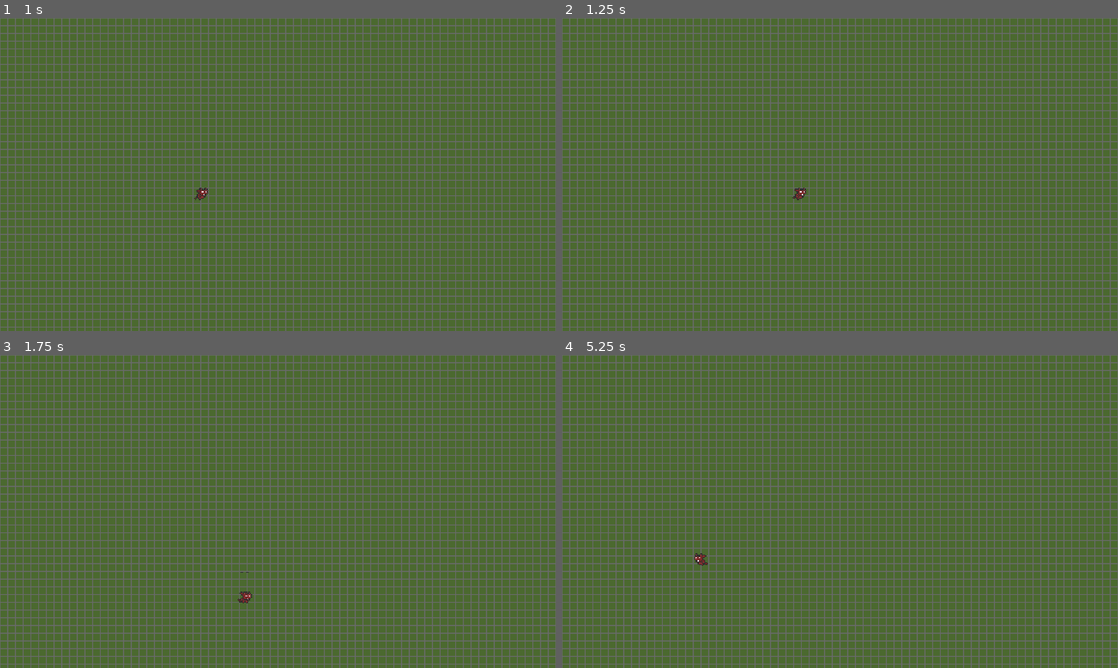
Above: before the commit, frames 1-4 (two rows, left to right).
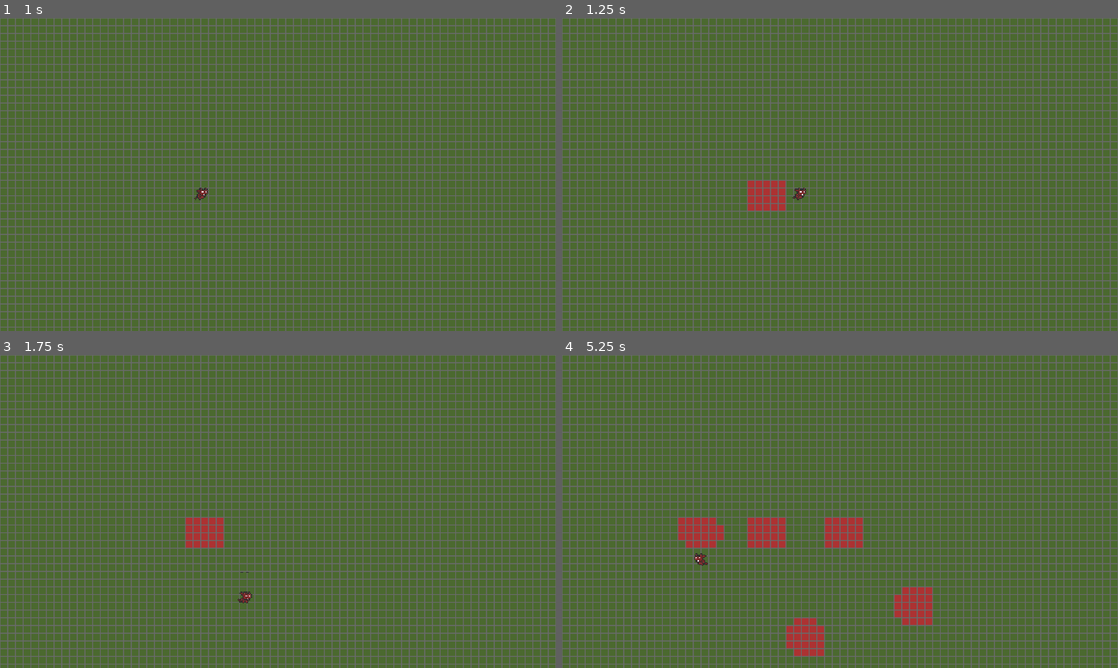
Above: after the commit, the same moments.

Repository: Seblis/They-won-t-survive
Game: Godot game, scene res://levels/base_level.tscn
Same seed, same stepped clock (60 frames per second), same inputs: the game is played once before the commit and once after it. Before the commit the project has no main scene; this scene is started directly in both runs.
Inputs:
- Up to frame 1 (1 s): tap Enter at 0.5 s; hold Right (ui_right) from 0.53 s (still down)
- Up to frame 2 (1.25 s): keep holding Right (ui_right)
- Up to frame 3 (1.75 s): release Right (ui_right) at 1.28 s; hold Down (ui_down) from 1.28 s (still down)
- Up to frame 4 (5.25 s): release Down (ui_down) at 2.03 s; hold Right (ui_right) 2.03-2.78 s; tap Space at 2.75 s; hold Up (ui_up) 2.78-3.53 s; hold Left (ui_left) 3.53-5.03 s; hold Down (ui_down) from 5.03 s (still down)

Frame 1 is identical in both runs. In frame 2, 0.6% of the frame differs, in the area x 33-41%, y 52-62%; in frame 3, 0.6%; in frame 4, 2.9%, in the area x 20-67%, y 52-97%.

Commit message:
Interaction with tile map implemented

Diff:
--- /dev/null
+++ b/levels/CorruptionEngine.gd
@@ -0,0 +1,14 @@
+extends Node2D
+@onready var _basic_corrupt = $BasicCorrupt
+@onready var _map: TileMap = $"../../TileMap"
+
+func _ready():
+	_basic_corrupt.body_shape_entered.connect(corrupt_tile)
+
+func corrupt_tile(_body_rid: RID, _body: Node2D, _body_shape_index: int, _local_shape_index: int):
+	print(_map.get_coords_for_body_rid(_body_rid))
+	#print(map.get_cell_source_id(1,map.get_coords_for_body_rid(_body_rid)))
+	_map.set_cell(1, _map.get_coords_for_body_rid(_body_rid), 0, Vector2i(0, 0), 0)
+
+func cleanse_tile(_body_rid: RID, _body: Node2D, _body_shape_index: int, _local_shape_index: int):
+	_map.erase_cell(1, _map.get_coords_for_body_rid(_body_rid))
--- /dev/null
+++ b/levels/TileMap.gd
@@ -0,0 +1,11 @@
+extends TileMap
+
+
+# Called when the node enters the scene tree for the first time.
+func _ready():
+	pass # Replace with function body.
+
+
+# Called every frame. 'delta' is the elapsed time since the previous frame.
+func _process(delta):
+	pass
--- /dev/null
+++ b/levels/base_level.gd
@@ -0,0 +1,11 @@
+extends Node2D
+
+
+# Called when the node enters the scene tree for the first time.
+func _ready():
+	pass # Replace with function body.
+
+
+# Called every frame. 'delta' is the elapsed time since the previous frame.
+func _process(delta):
+	pass
--- a/levels/base_level.tscn
+++ b/levels/base_level.tscn
@@ -1,27 +1,44 @@
-[gd_scene load_steps=7 format=3 uid="uid://cp03yccnrohe1"]
+[gd_scene load_steps=10 format=3 uid="uid://cp03yccnrohe1"]
 
 [ext_resource type="Texture2D" uid="uid://c168m4qtp13iq" path="res://assets/tiles/tile_corrupted.png" id="1_3lwho"]
+[ext_resource type="Script" path="res://levels/base_level.gd" id="1_v7j55"]
 [ext_resource type="Texture2D" uid="uid://dkby1cgurwakq" path="res://assets/tiles/tile_normal.png" id="2_kayo5"]
 [ext_resource type="PackedScene" uid="uid://7jekns5y01qt" path="res://player/player.tscn" id="3_ba8e1"]
+[ext_resource type="PackedScene" uid="uid://br7m47vps1buj" path="res://player/weapons/basic_corrupt.tscn" id="6_0s8x0"]
+[ext_resource type="Script" path="res://levels/CorruptionEngine.gd" id="6_bh0is"]
 
 [sub_resource type="TileSetAtlasSource" id="TileSetAtlasSource_dc7rw"]
+resource_name = "corrupt"
 texture = ExtResource("1_3lwho")
 0:0/0 = 0
+0:0/0/physics_layer_0/linear_velocity = Vector2(0, 0)
+0:0/0/physics_layer_0/angular_velocity = 0.0
+0:0/0/physics_layer_0/polygon_0/points = PackedVector2Array(-8, -8, 8, -8, 8, 8, -8, 8)
 
 [sub_resource type="TileSetAtlasSource" id="TileSetAtlasSource_050sd"]
+resource_name = "base"
 texture = ExtResource("2_kayo5")
 0:0/0 = 0
+0:0/0/physics_layer_0/linear_velocity = Vector2(0, 0)
+0:0/0/physics_layer_0/angular_velocity = 0.0
+0:0/0/physics_layer_0/polygon_0/points = PackedVector2Array(-8, -8, 8, -8, 8, 8, -8, 8)
 
 [sub_resource type="TileSet" id="TileSet_0dvd1"]
+physics_layer_0/collision_layer = 2
+physics_layer_0/collision_mask = 0
 sources/0 = SubResource("TileSetAtlasSource_dc7rw")
 sources/1 = SubResource("TileSetAtlasSource_050sd")
 
 [node name="BaseLevel" type="Node2D"]
+script = ExtResource("1_v7j55")
 
 [node name="TileMap" type="TileMap" parent="."]
 tile_set = SubResource("TileSet_0dvd1")
 format = 2
+layer_0/name = "Ground"
 layer_0/tile_data = PackedInt32Array(0, 1, 0, 65536, 1, 0, 131072, 1, 0, 196608, 1, 0, 262144, 1, 0, 327680, 1, 0, 3932 …(42675 unchanged characters)…
+layer_1/name = "Plague"
+layer_1/tile_data = PackedInt32Array()
 
 [node name="Camera2D" type="Camera2D" parent="."]
 enabled = false
@@ -29,3 +46,10 @@
 [node name="Player" parent="." instance=ExtResource("3_ba8e1")]
 position = Vector2(285, 347)
 scale = Vector2(2, 2)
+
+[node name="CorruptionWeapons" type="Node2D" parent="Player"]
+position = Vector2(-142.5, -173.5)
+scale = Vector2(0.5, 0.5)
+script = ExtResource("6_bh0is")
+
+[node name="BasicCorrupt" parent="Player/CorruptionWeapons" instance=ExtResource("6_0s8x0")]
--- /dev/null
+++ b/player/weapons/basic_corrupt.gd
@@ -0,0 +1,15 @@
+extends Area2D
+
+var _remaining_active_time: int = -1
+
+# Called every frame. 'delta' is the elapsed time since the previous frame.
+func _physics_process(delta):
+	if _remaining_active_time > -1:
+		_remaining_active_time -= 1
+
+	if _remaining_active_time == -1:
+		monitoring = false
+
+func _on_attack_cooldown_timeout():
+	_remaining_active_time = 3
+	monitoring = true
--- /dev/null
+++ b/player/weapons/basic_corrupt.tscn
@@ -0,0 +1,21 @@
+[gd_scene load_steps=3 format=3 uid="uid://br7m47vps1buj"]
+
+[ext_resource type="Script" path="res://player/weapons/basic_corrupt.gd" id="1_cqx4w"]
+
+[sub_resource type="CircleShape2D" id="CircleShape2D_kbx44"]
+radius = 30.1496
+
+[node name="BaseWeapon" type="Area2D"]
+collision_layer = 2
+collision_mask = 2
+monitoring = false
+script = ExtResource("1_cqx4w")
+
+[node name="CollisionShape2D" type="CollisionShape2D" parent="."]
+position = Vector2(281, 367)
+shape = SubResource("CircleShape2D_kbx44")
+
+[node name="AttackCooldown" type="Timer" parent="."]
+autostart = true
+
+[connection signal="timeout" from="AttackCooldown" to="." method="_on_attack_cooldown_timeout"]
--- a/project.godot
+++ b/project.godot
@@ -11,6 +11,7 @@
 [application]
 
 config/name="They won't survive"
+run/main_scene="res://levels/base_level.tscn"
 config/features=PackedStringArray("4.2", "Mobile")
 config/icon="res://icon.svg"
 
@@ -23,6 +24,10 @@
 
 window/stretch/mode="canvas_items"
 
+[layer_names]
+
+2d_physics/layer_2="Corruption layer"
+
 [rendering]
 
 renderer/rendering_method="mobile"
